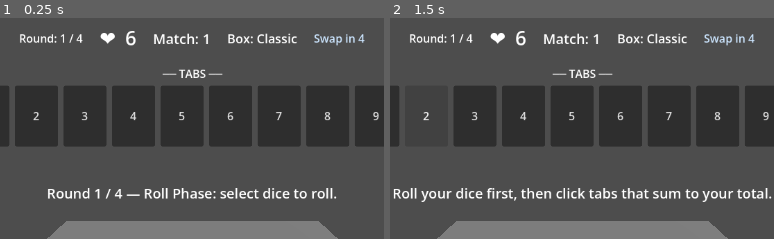
Above: before the commit, frames 1-2 (left to right).
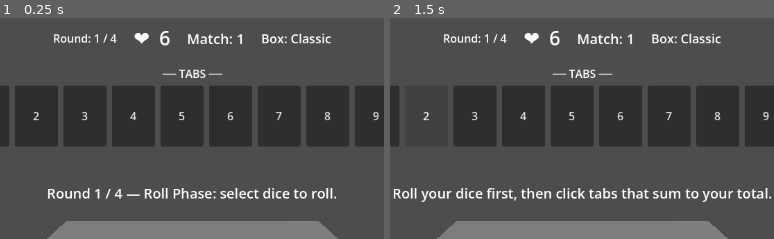
Above: after the commit, the same moments.

Repository: caleb-the-dev/SealTheBox
Game: Godot game, scene res://scenes/match/match.tscn
The game is run twice, just before and just after one commit, with the same random seed, the same clock (stepped at 60 frames per second) and the same inputs.
Inputs:
- Up to frame 1 (0.25 s): no input
- Up to frame 2 (1.5 s): click "1" at 0.5 s; click "2" at 1.25 s
The pictures show only the part of the screen within x 23-73%, y 0-50%; the shares and areas given below are measured in that part.

The runs differ from the first frame. In frame 1, 2.3% of the frame differs, in the area x 5-96%, y 5-13%; in frame 2, 2.3%.

Commit message:
feat: remove die swap countdown from top bar display

Diff:
--- a/seal-the-box/scripts/match/match.gd
+++ b/seal-the-box/scripts/match/match.gd
@@ -49,7 +49,6 @@
 var _die_swap_offered_dice: Array = []
 var _selected_swap_offered_idx: int = -1
 var _selected_swap_pool_die = null
-var _swap_label: Label
 
 # ── lifecycle ───────────────────────────────────────────────────────────────
 func _ready() -> void:
@@ -146,11 +145,6 @@
 	_box_label = Label.new()
 	_box_label.add_theme_font_size_override("font_size", 18)
 	top_bar.add_child(_box_label)
-
-	_swap_label = Label.new()
-	_swap_label.add_theme_font_size_override("font_size", 16)
-	_swap_label.modulate = Color(0.8, 0.9, 1.0)
-	top_bar.add_child(_swap_label)
 
 	# ── Tabs — full width, below top bar ───────────────────────────────────
 	var tabs_vbox = VBoxContainer.new()
@@ -1091,9 +1085,6 @@
 	_hp_label.text = "❤  %d" % GameState.hp
 	_round_label.text = "Round: %d / %d" % [GameState.round, GameState.round_limit]
 	_match_label.text = "Match: %d" % _run_manager.match_number
-	var mn = _run_manager.match_number
-	var remaining = (5 - (mn % 5)) % 5
-	_swap_label.text = "Swap after this!" if remaining == 0 else "Swap in %d" % remaining
 	if GameState.current_box:
 		_box_label.text = "Box: %s" % GameState.current_box.name
 		var remaining_sum := 0
